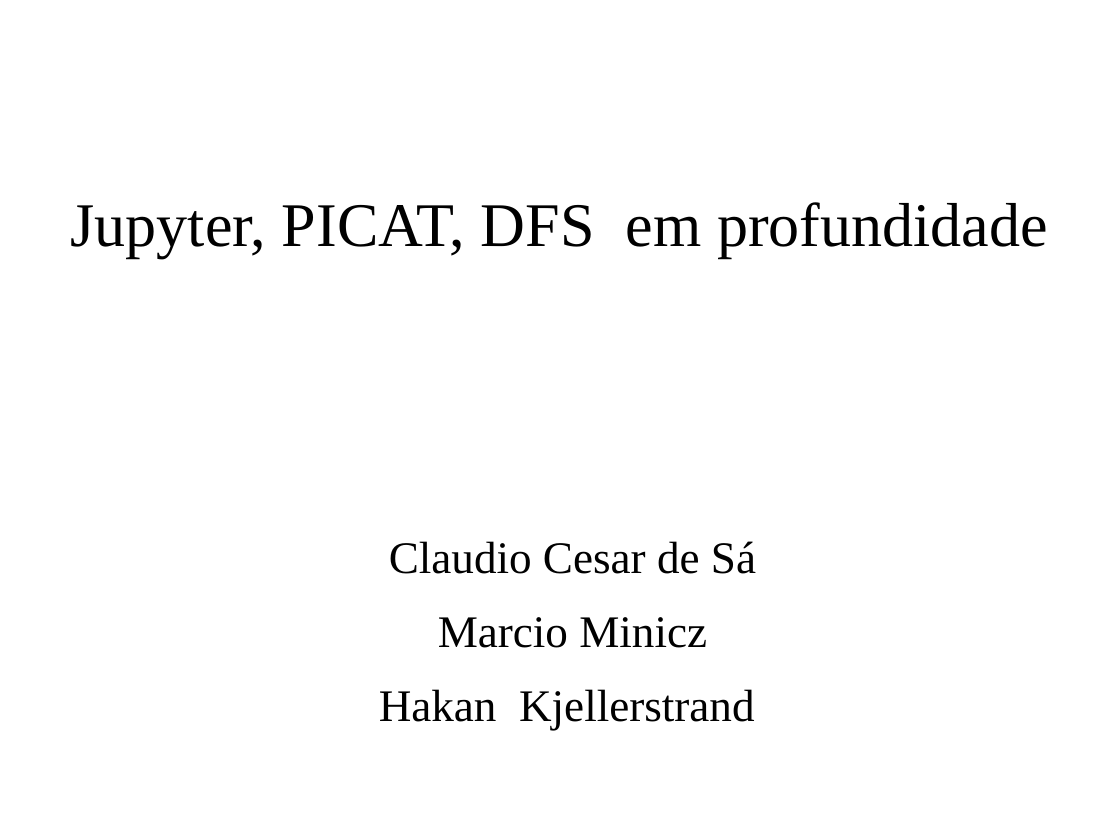
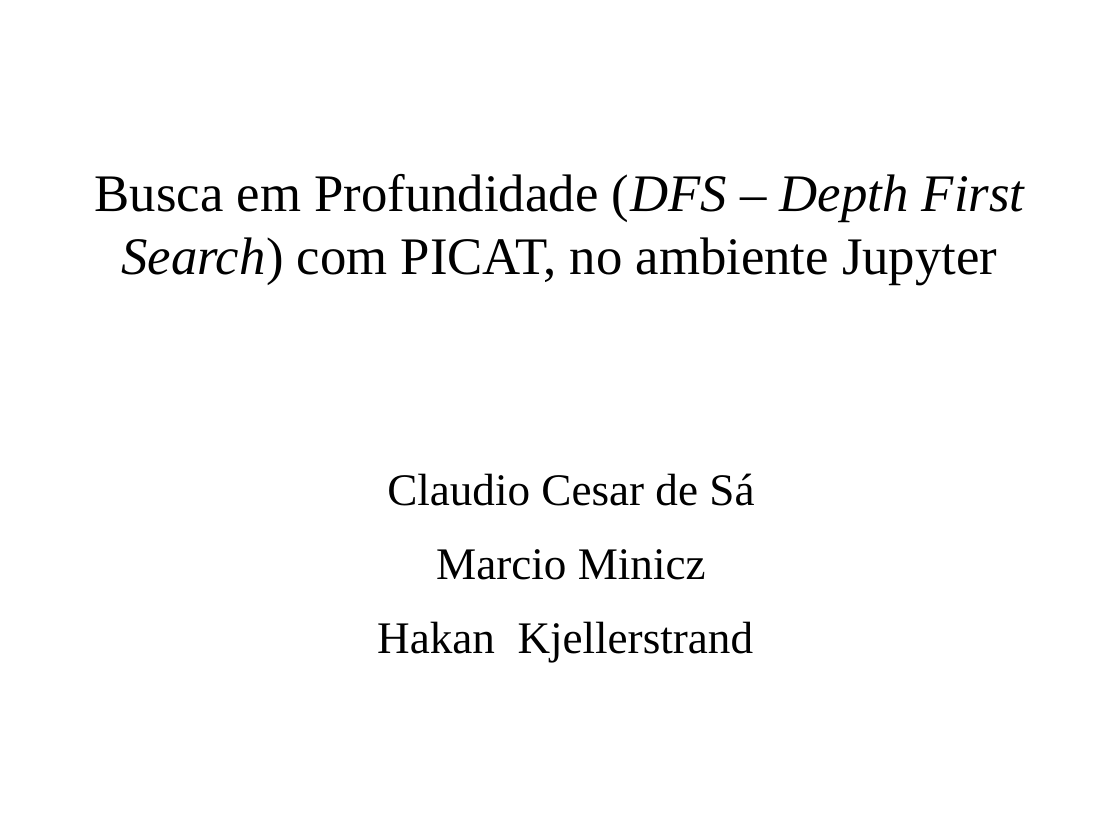
Before and after one commit to claudiosa/CCS, a slide deck: slide 1 of picat/YOUTUBE_dfs_jupyter_picat/slides_picat_jupyter_dfs.odp. Drawn at 1120x840 pixels with LibreOffice and Linux fonts; fonts in the diff are those of the drawing; background and template pictures are left out. Boxes give left, top, right and bottom in pixels: in the first picture for what was removed or moved away, otherwise in the second. Text is boxed around its words. In the diff, an @@ line names an element or a change of style, - is before the commit and + after.

```diff
--- a/picat/YOUTUBE_dfs_jupyter_picat/slides_picat_jupyter_dfs.odp
+++ b/picat/YOUTUBE_dfs_jupyter_picat/slides_picat_jupyter_dfs.odp
@@ title at [95,174,1025,285]: text changed; size 44 to 37.4 pt @@
-Jupyter, PICAT, DFS em profundidade
+Busca em Profundidade (DFS – Depth First Search) com PICAT, no ambiente Jupyter
@@ text "Claudio Cesar de Sá": place and size @@
-text "Claudio Cesar de Sá" at [379,541,756,730]
+text "Claudio Cesar de Sá" at [377,473,754,662]
```
Also in this commit, not shown: 5 other slides changed, 7 slides added, 13 slides removed, 20 other files.
